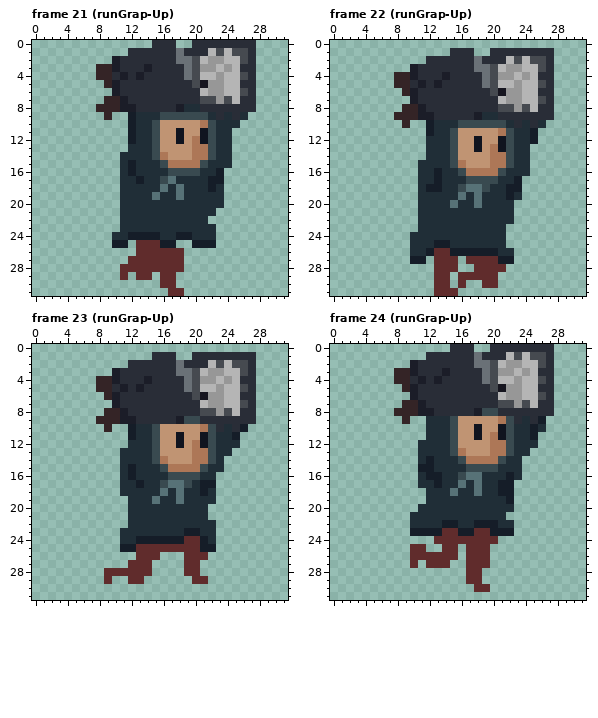
Pixel-art file, stored at marcuzjam 7 2022/Assets/Sprites/Player/player.aseprite. That is the earlier state.
32x32 pixels, 35 frames. Shown: frame 21 (runGrap-Up), frame 22 (runGrap-Up), frame 23 (runGrap-Up), frame 24 (runGrap-Up). The commit also changed other frames, which this record leaves out.
Once edited:
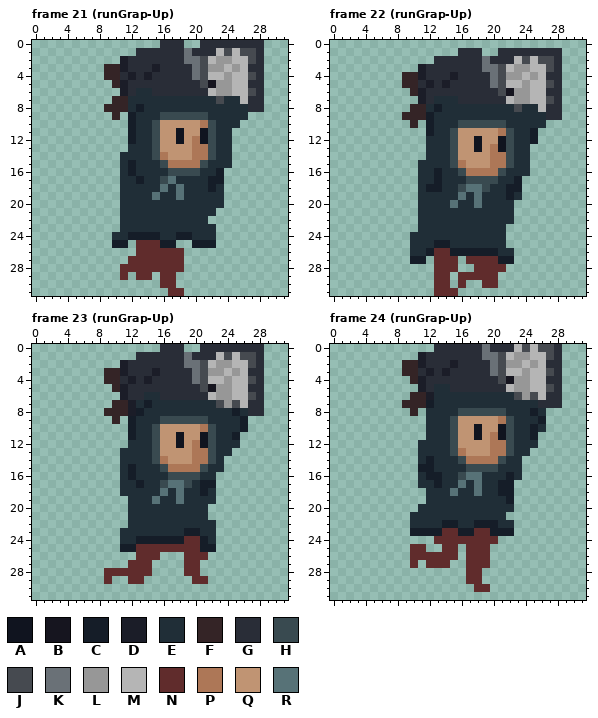
Palette (. is transparent): A #10141f  B #16151f  C #151d28  D #1b1d28  E #202e37  F #342426  G #292d37  H #394a50  J #464a50  K #6a7177  L #979797  M #b5b5b5  N #602c2c  P #ad7757  Q #c09473  R #577277
Change:
Changed rows in their new state; - is an unchanged pixel.
Frame 21 (runGrap-Up):
first column x 8:
 0 -------.--G-.-------G
 1 ----.-----GK--GMJM-JG
 2 --.D------G-KJM-L-MJG
 3 .-FD--GD---GKJ-LMLM-G
 4 .-FGDGD----GKJ-ML-MJG
 5 -.FD--------GJB-L-M-G
 6 --.D-EE------GM-L-MJG
 7 -.-FEEEEEEEEEEEJEEM-G
 8 .--FECEEEEE--EEEEEE-G
 9 -.F------------E-E---
Frame 22 (runGrap-Up):
first column x 8:
 1 -------.--G-.-------G
 2 ----.-----GK--GMJM-JG
 3 --.D------G-KJM-L-MJG
 4 .-FD--GD---GKJ-LMLM-G
 5 .-FGDGD----GKJ-ML-MJG
 6 -.FD--------GJB-L-M-G
 7 --.D-EEE-----GM-L-MJG
 8 -.-FECEEEEEEEEEJEEM-G
 9 .--FCEEEEEE--EEEEEE-G
10 -.F------------E-E---
Frame 23 (runGrap-Up):
first column x 8:
 0 --------GGG--GGGGGGGG
 1 -----GG---GK---MJMJJG
 2 ---D------GKKJ-LLMMJG
 3 -FFD---D--GGKJ---LM-G
 4 .-F-D------GKJM---MJG
 5 ..F--G-----GGJB-L-M-G
 6 -..D--EE----GGM-L-MJG
 7 --FFDECEEEEEEEEJLJM-G
 8 ---FDCEEEEEEEEEEECE-G
 9 ..-.CEEEHHH--HEEEEC.-
10 -.-------------E-E---
Frame 24 (runGrap-Up):
first column x 8:
 0 -----GG---GK---MJMJJG
 1 ---D------GKKJ-LLMMJG
 2 -FFD---D--GGKJ---LM-G
 3 .-F-D------GKJM---MJG
 4 ..F--G-----GGJB-L-M-G
 5 -..D-EE-----GGM-L-MJG
 6 --FFDEEEEEEEEEEJLJM-G
 7 ---FCEEEEEEEEEEEEE--G
 8 ..-.EEEEHHH--HEEECE.-
 9 -.-------------E-E---
